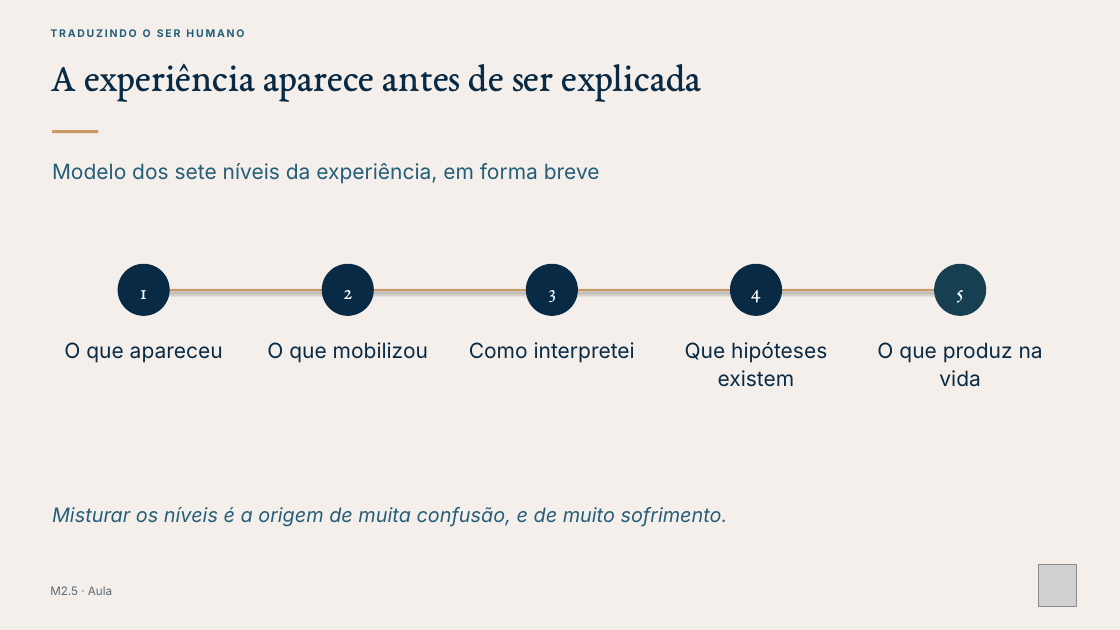
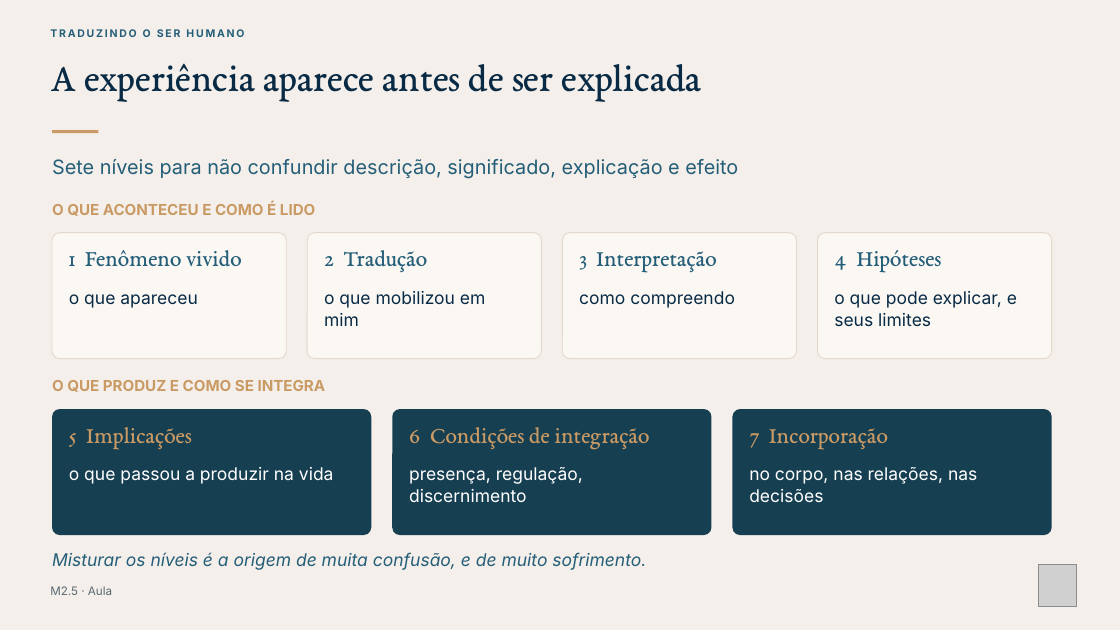
Before and after one commit to fabianodeliberalli/base-cognitiva-vault, a slide deck: slide 3 of 70 - Produções/Cursos/Curso - Nome Provisório/Materiais/Módulo 2/Slides de gravação 29-11/TSH · M2.5 · Acontecimento, experiência e interpretação.pptx. Drawn at 1120x630 pixels with LibreOffice and Linux fonts; fonts in the diff are those of the drawing; grey boxes stand for pictures. Boxes give left, top, right and bottom in pixels: in the first picture for what was removed or moved away, otherwise in the second. Text is boxed around its words. In the diff, an @@ line names an element or a change of style, - is before the commit and + after.

```diff
--- a/70 - Produções/Cursos/Curso - Nome Provisório/Materiais/Módulo 2/Slides de gravação 29-11/TSH · M2.5 · Acontecimento, experiência e interpretação.pptx
+++ b/70 - Produções/Cursos/Curso - Nome Provisório/Materiais/Módulo 2/Slides de gravação 29-11/TSH · M2.5 · Acontecimento, experiência e interpretação.pptx
@@ text at (x1=52, y1=159, x2=738, y2=179): text changed; size 18 to 17 pt @@
-Modelo dos sete níveis da experiência, em forma breve
+Sete níveis para não confundir descrição, significado, explicação e efeito
@@ text added at (x1=52, y1=201, x2=315, y2=216), 13 pt, text #C99A64, bold @@
+O QUE ACONTECEU E COMO É LIDO
@@ rounded rectangle added at (x1=52, y1=233, x2=287, y2=359), fill #FBF8F4, outline #E2D8CC 0.75 pt @@
@@ rounded rectangle added at (x1=308, y1=233, x2=542, y2=359), fill #FBF8F4, outline #E2D8CC 0.75 pt @@
@@ rounded rectangle added at (x1=563, y1=233, x2=797, y2=359), fill #FBF8F4, outline #E2D8CC 0.75 pt @@
@@ rounded rectangle added at (x1=818, y1=233, x2=1052, y2=359), fill #FBF8F4, outline #E2D8CC 0.75 pt @@
@@ text at (x1=69, y1=250, x2=241, y2=266): text changed; size 18 to 20 pt; text colour #FFFFFF to #245E78 @@
-1
+1 Fenômeno vivido
@@ ellipse removed at (x1=118, y1=264, x2=170, y2=316) @@
@@ ellipse removed at (x1=322, y1=264, x2=374, y2=316) @@
@@ text at (x1=324, y1=250, x2=427, y2=272): text changed; size 18 to 20 pt; text colour #FFFFFF to #245E78 @@
-2
+2 Tradução
@@ ellipse removed at (x1=526, y1=264, x2=578, y2=316) @@
@@ text at (x1=579, y1=251, x2=717, y2=273): text changed; size 18 to 20 pt; text colour #FFFFFF to #245E78 @@
-3
+3 Interpretação
@@ ellipse removed at (x1=730, y1=264, x2=782, y2=316) @@
@@ text at (x1=834, y1=250, x2=941, y2=273): text changed; size 18 to 20 pt; text colour #FFFFFF to #245E78 @@
-4
+4 Hipóteses
@@ ellipse removed at (x1=934, y1=264, x2=986, y2=316) @@
@@ text at (x1=69, y1=294, x2=198, y2=308): text changed; size 18 to 15 pt @@
-O que apareceu
+o que apareceu
@@ line removed from (144, 290) to (960, 290) @@
@@ text at (x1=324, y1=291, x2=485, y2=326): text changed; size 18 to 15 pt @@
-O que mobilizou
+o que mobilizou em mim
@@ text at (x1=579, y1=291, x2=735, y2=308): text changed; size 18 to 15 pt @@
-Como interpretei
+como compreendo
@@ text at (x1=834, y1=291, x2=1017, y2=327): text changed; size 18 to 15 pt @@
-Que hipóteses existem
+o que pode explicar, e seus limites
@@ text added at (x1=52, y1=380, x2=326, y2=392), 13 pt, text #C99A64, bold @@
+O QUE PRODUZ E COMO SE INTEGRA
@@ rounded rectangle added at (x1=52, y1=409, x2=371, y2=535), fill #173F52 @@
@@ vertical alignment middle to top in 5 elements at (x1=324, y1=250, x2=427, y2=272), (x1=579, y1=251, x2=717, y2=273), (x1=834, y1=250, x2=941, y2=273), (x1=69, y1=250, x2=241, y2=266), (x1=69, y1=427, x2=192, y2=449) @@
@@ rounded rectangle added at (x1=392, y1=409, x2=712, y2=535), fill #173F52 @@
@@ rounded rectangle added at (x1=733, y1=409, x2=1052, y2=535), fill #173F52 @@
@@ text at (x1=69, y1=427, x2=192, y2=449): text changed; size 18 to 20 pt; text colour #FFFFFF to #C99A64 @@
-5
+5 Implicações
@@ text added at (x1=409, y1=427, x2=650, y2=449), 20 pt, text #C99A64 @@
+6 Condições de integração
@@ text added at (x1=749, y1=428, x2=888, y2=449), 20 pt, text #C99A64 @@
+7 Incorporação
@@ text at (x1=69, y1=467, x2=334, y2=484): text changed; size 18 to 15 pt; text colour #082A45 to #FFFFFF @@
-O que produz na vida
+o que passou a produzir na vida
@@ text added at (x1=409, y1=467, x2=583, y2=502), 15 pt, text #FFFFFF @@
+presença, regulação, discernimento
@@ text added at (x1=749, y1=467, x2=977, y2=502), 15 pt, text #FFFFFF @@
+no corpo, nas relações, nas decisões
@@ text "Misturar os níveis é a ..." moved from (x1=52, y1=507, x2=728, y2=527) to (x1=52, y1=552, x2=646, y2=570) @@
@@ text "Misturar os níveis é a ..." at (x1=52, y1=552, x2=646, y2=570): size 17 to 15 pt @@
```
Also in this commit, not shown: 1 other slide changed, 23 other files.
